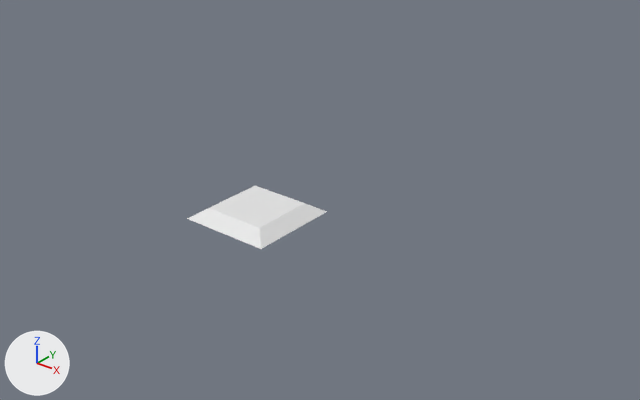
One commit to the FBX model Assets/Models from Blender/RotatingTrap.fbx: the scene before it, then after it.
One viewpoint serves both versions: a camera (50 mm lens) standing at (7.68, -8.19, 5.46) and looking at (0.79, 0.43, 0.11). Arrows for +X, +Y and +Z are at lower left; the lights stay in place. Where no turn or scale is listed for an object, it has been applied to the vertices.

The first picture shows 'Base'.
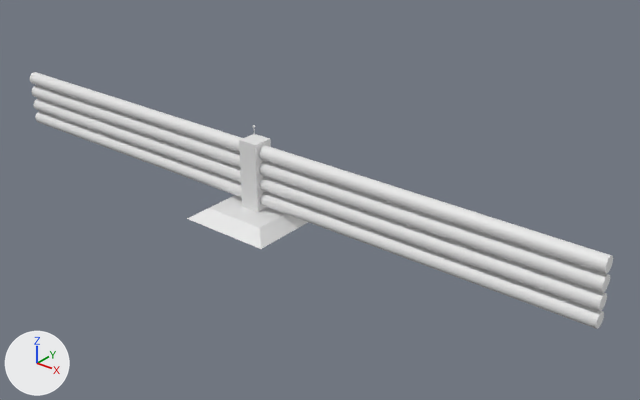
The newer file is also turned or shifted as a whole; pictures and numbers use the older file's frame.

Changed parts and their boxes (x1, y1, x2, y2) in the pictures (640 x 400 px):
'Cylinder.001', added
    after: (30, 72, 613, 274)
'Cylinder.004', added
    after: (32, 85, 610, 293)
'Cylinder.003', added
    after: (33, 98, 607, 311)
'Cylinder.002', added
    after: (35, 111, 604, 329)
'Pillar', added
    after: (239, 134, 271, 212)

What changed in the scene script:
```text
Add me_cylinder_007:
    me_cylinder_007.from_pydata(...)  # 64 vertices, 34 faces; spans x -5.0..5.0, y -0.1..0.1, z -0.1..0.1
Add me_cube_006:
    me_cube_006.from_pydata(...)  # a box spanning x -0.15..0.15, y -0.15..0.15, z -0.052..0.948
Add ob_cylinder_004:
    ob_cylinder_004 = bpy.data.objects.new('Cylinder.004', me_cylinder_007)
    ob_cylinder_004.location = (0.0, 0.0, 0.57)
Add ob_cylinder_002:
    ob_cylinder_002 = bpy.data.objects.new('Cylinder.002', me_cylinder_007.copy())
    ob_cylinder_002.location = (0.0, 0.0, 0.11)
Add ob_cylinder_001:
    ob_cylinder_001 = bpy.data.objects.new('Cylinder.001', me_cylinder_007.copy())
    ob_cylinder_001.location = (0.0, 0.0, 0.8)
Add ob_pillar:
    ob_pillar = bpy.data.objects.new('Pillar', me_cube_006)
    ob_pillar.location = (0.0, 0.0, 0.0)
Add ob_cylinder_003:
    ob_cylinder_003 = bpy.data.objects.new('Cylinder.003', me_cylinder_007.copy())
    ob_cylinder_003.location = (0.0, 0.0, 0.34)
```
